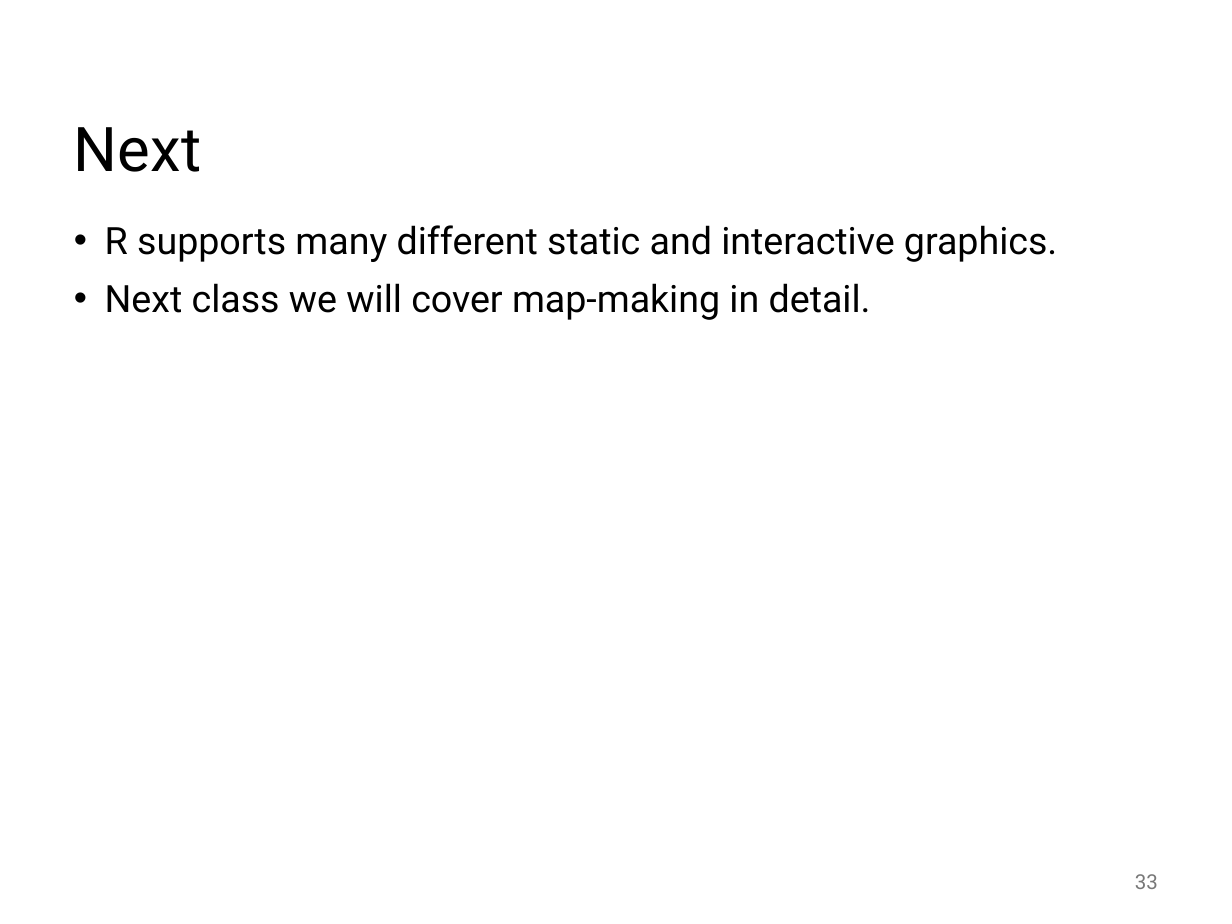
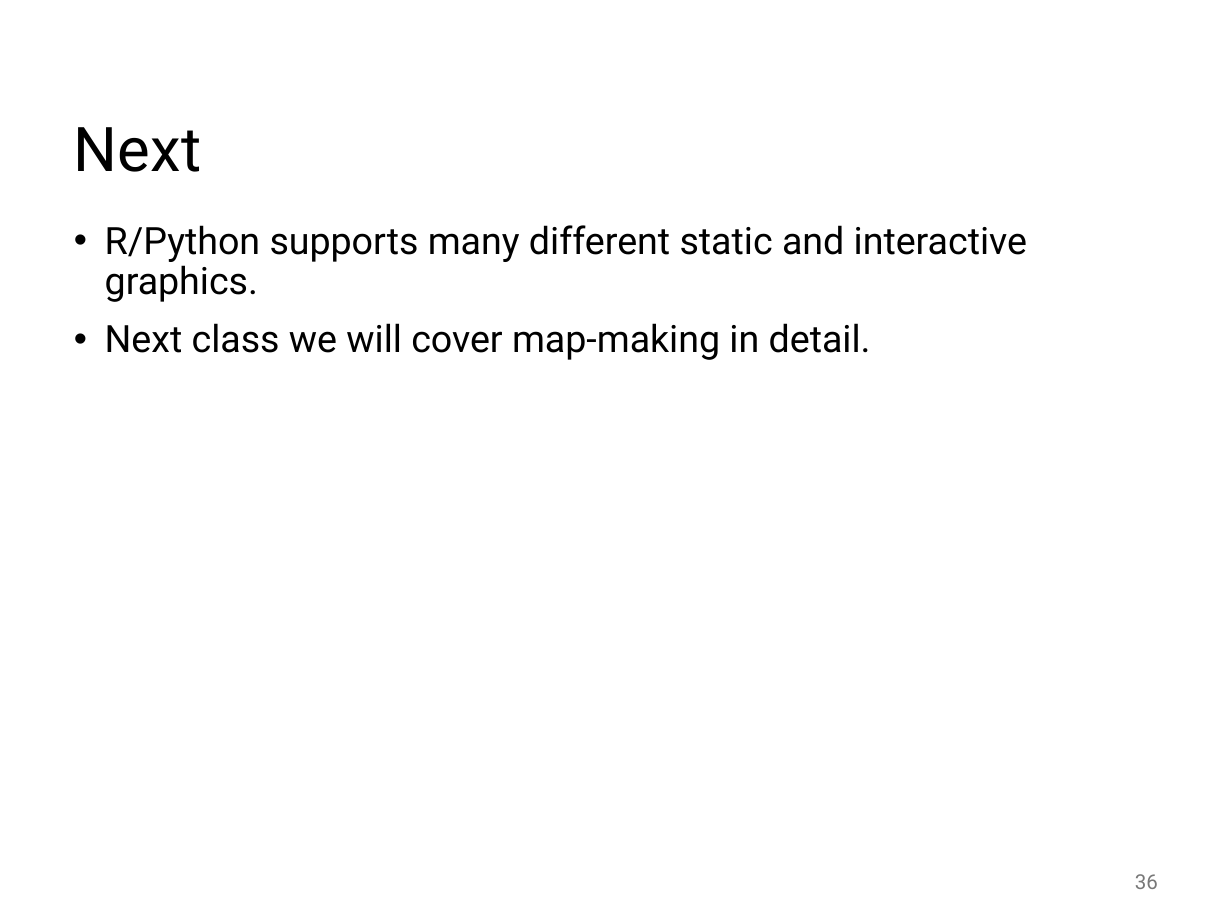
Before and after one commit to abuabara/abuabara.github.io, a slide deck: slide 36 of DAEN489S26/week10_slides.pptx (slide 33 before the commit). Drawn at 1232x924 pixels with LibreOffice and Linux fonts; fonts in the diff are those of the drawing. Boxes give left, top, right and bottom in pixels: in the first picture for what was removed or moved away, otherwise in the second. Text is boxed around its words. In the diff, an @@ line names an element or a change of style, - is before the commit and + after.

```diff
--- a/DAEN489S26/week10_slides.pptx
+++ b/DAEN489S26/week10_slides.pptx
@@ text at (105,225,1027,302): text changed @@
-• R supports many different static and interactive graphics.
+• R/Python supports many different static and interactive graphics.
@@ page number at (1135,874,1158,889): text changed @@
-33
+36
```
Also in this commit, not shown: 1 other slide changed, 3 slides added, 1 other file.
